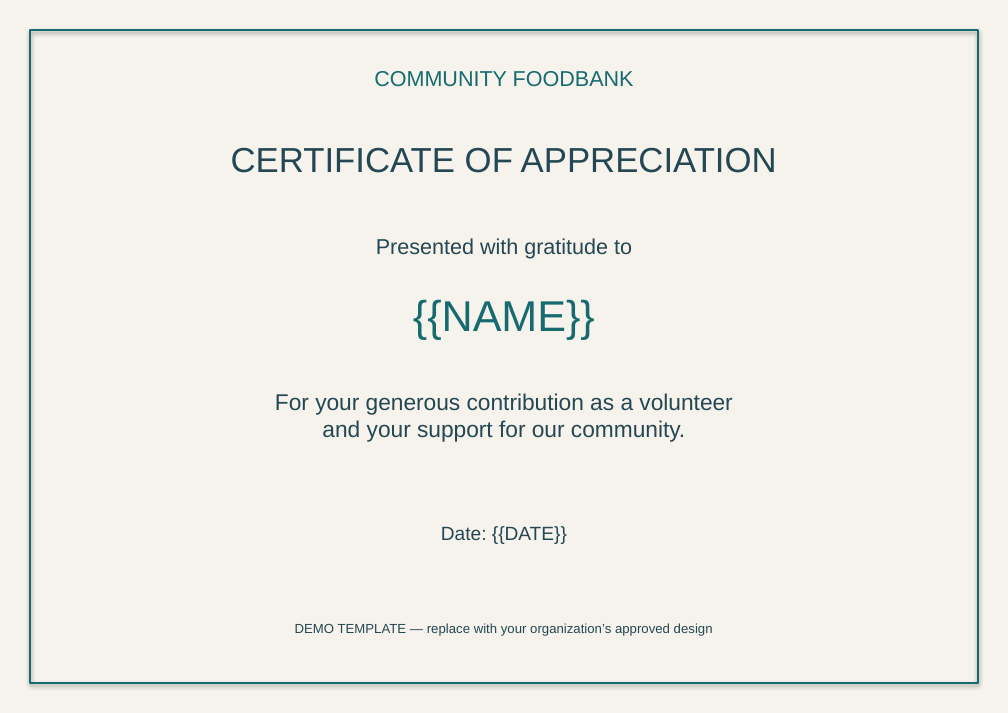
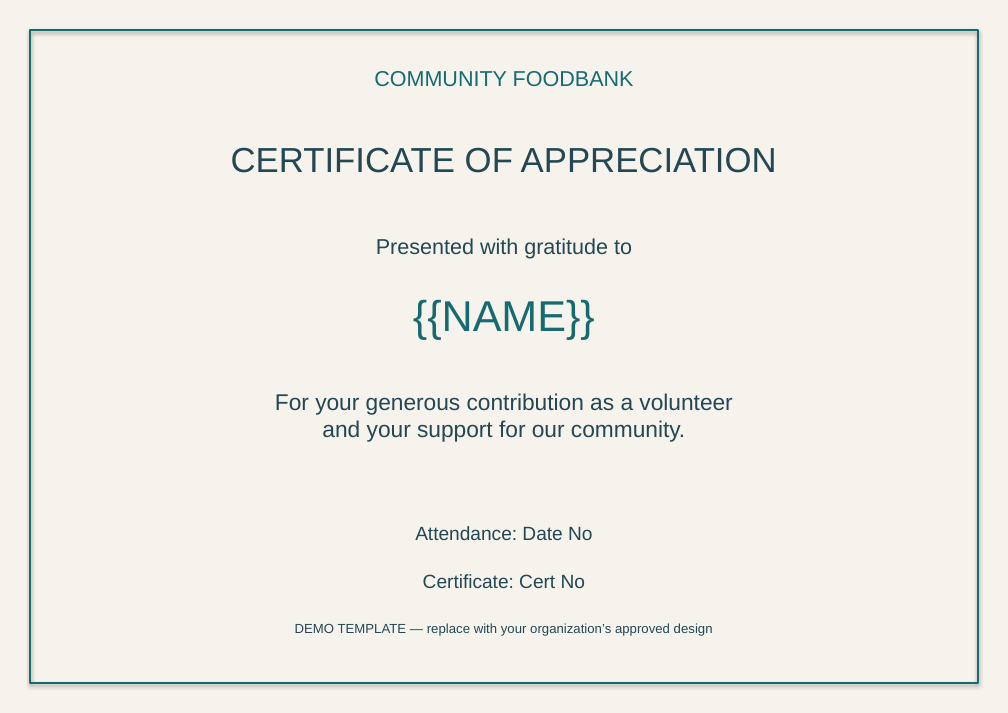
Before and after one commit to huiHui0605/Test, a slide deck: slide 1 of examples/volunteer_sample.pptx. Drawn at 1008x713 pixels with LibreOffice and Linux fonts; fonts in the diff are those of the drawing. Boxes give left, top, right and bottom in pixels: in the first picture for what was removed or moved away, otherwise in the second. Text is boxed around its words. In the diff, an @@ line names an element or a change of style, - is before the commit and + after.

Commit message:
Retire donor workflow and map volunteer certificate date and number

```diff
--- a/examples/volunteer_sample.pptx
+++ b/examples/volunteer_sample.pptx
@@ text at [415,526,592,540]: text changed @@
-Date: {{DATE}}
+Attendance: Date No
@@ text added at [423,574,585,588], 16 pt, text #244753 @@
+Certificate: Cert No
```
Also in this commit, not shown: 16 other files.
